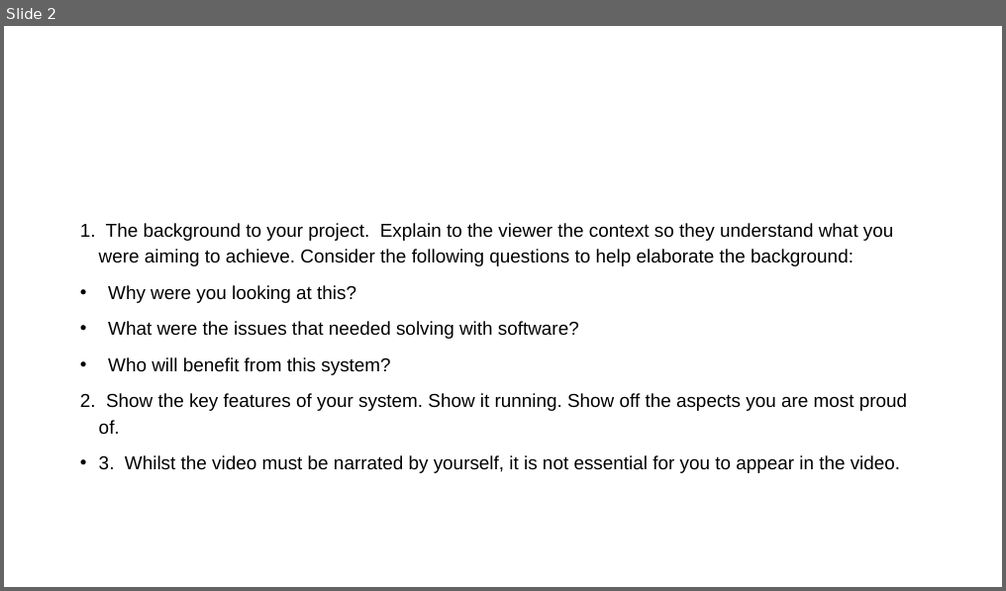
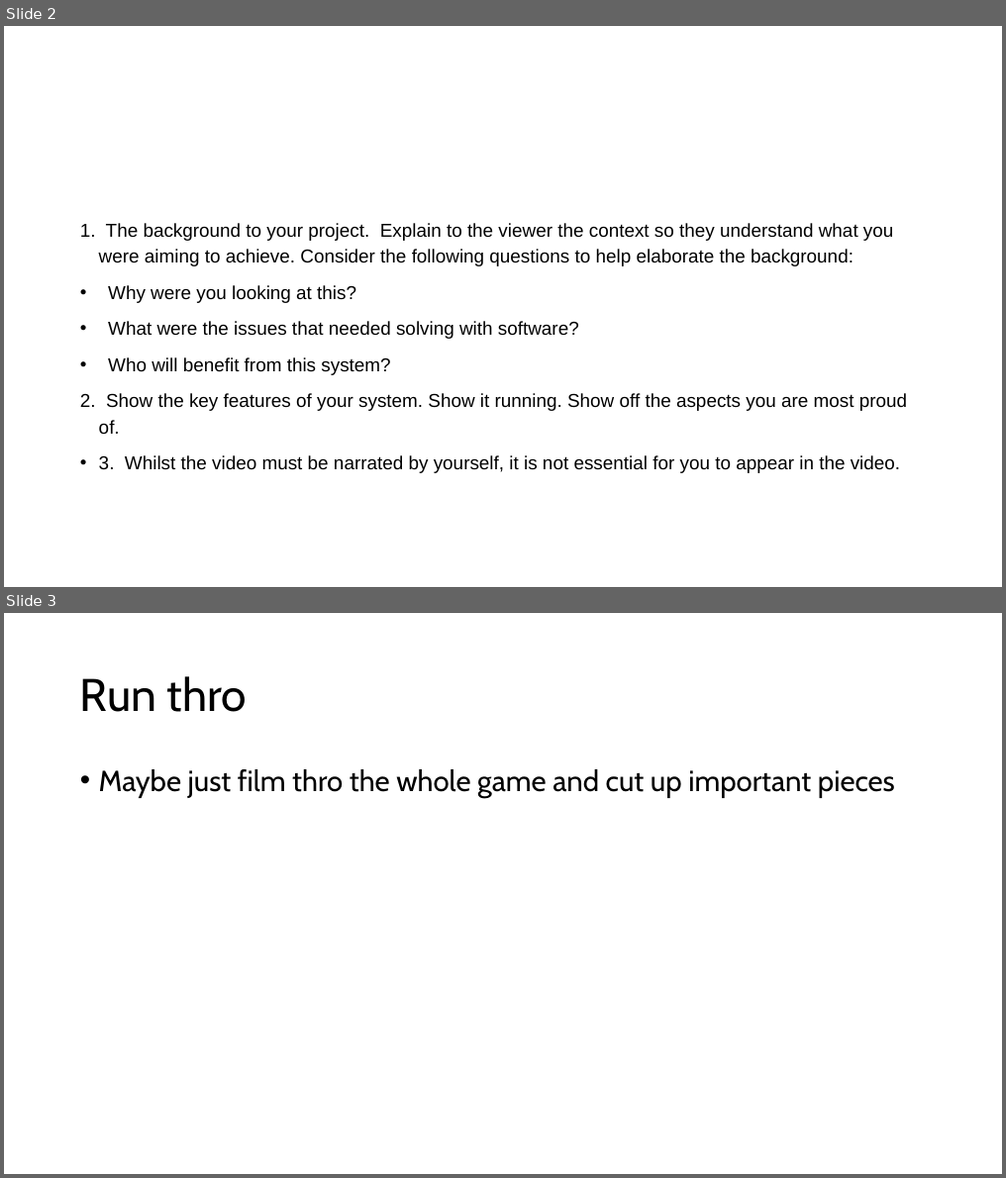
Before and after one commit to Mdot5596/Timeline-Takedown, a slide deck: Documentation/Report/Project Video.pptx. Shown one above the other, each under a label of ours: slide 2 before the commit, slides 2 and 3 after it. The pictures are 1006x591 and 1006x1178 pixels, drawn with LibreOffice and Linux fonts; fonts in the diff are those of the drawing. Boxes give left, top, right and bottom in pixels: in the first picture for what was removed or moved away, otherwise in the second. Text is boxed around its words. In the diff, an @@ line names an element or a change of style, - is before the commit and + after.

```diff
--- a/Documentation/Report/Project Video.pptx
+++ b/Documentation/Report/Project Video.pptx
@@ slide 3 added at [4, 613, 1002, 1174], background #FFFFFF @@
@@ title added at [80, 676, 247, 712], 44 pt, text #000000 @@
+Run thro
@@ text added at [99, 769, 895, 798], 28 pt, text #000000 @@
+• Maybe just film thro the whole game and cut up important pieces
```
Also in this commit, not shown: 3 other slides added, 2 slides removed, 15 other files.
